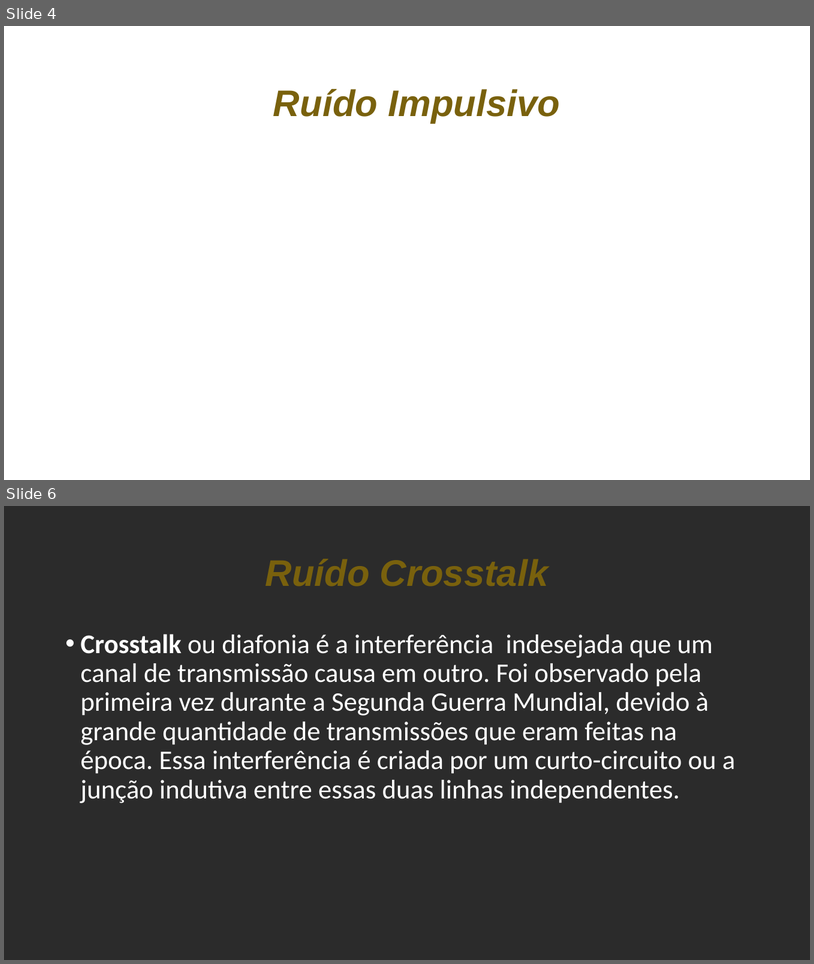
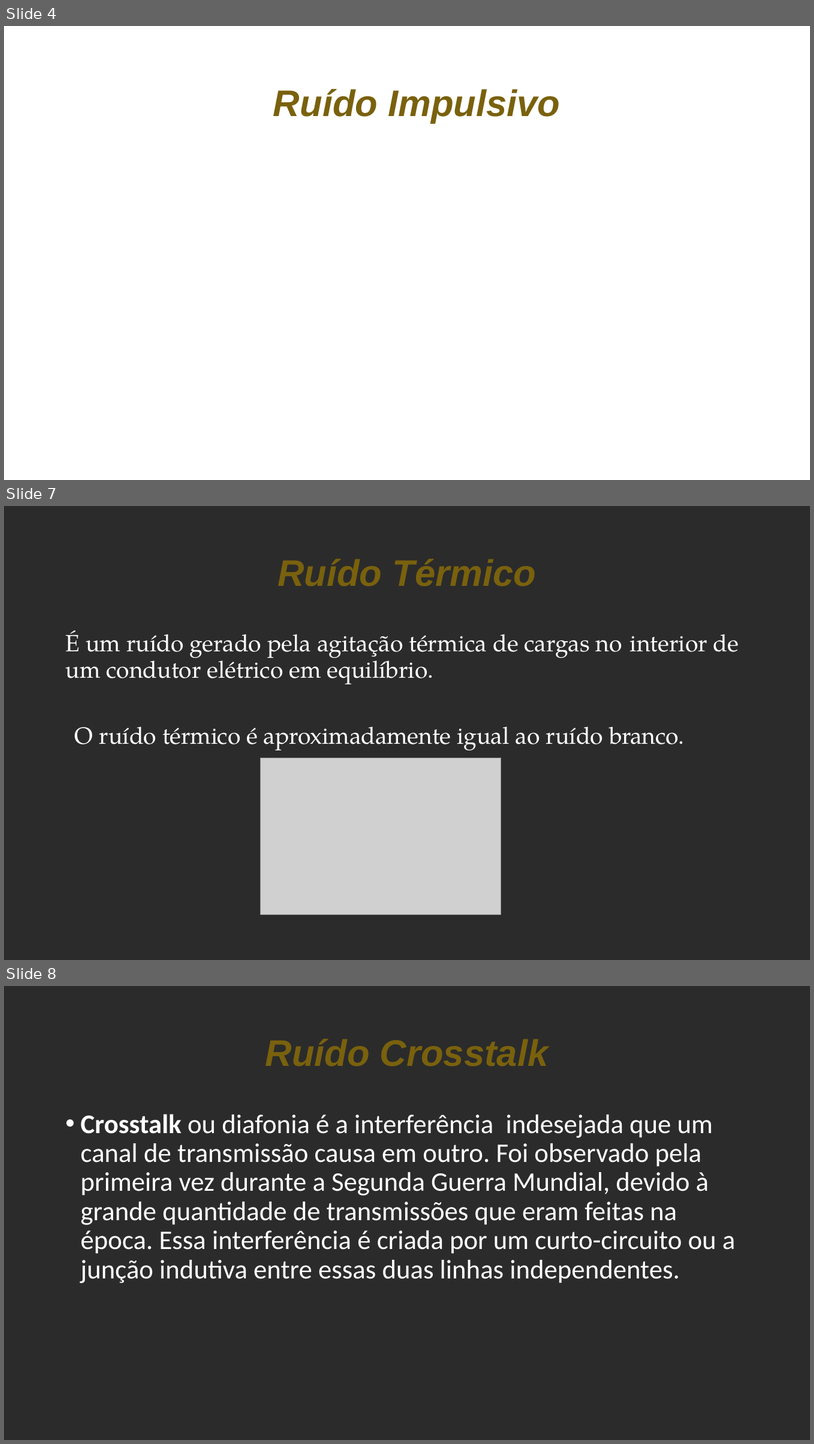
Before and after one commit to diegortx/redes1, a slide deck: Tipos de Ruídos.pptx. Shown one above the other, each under a label of ours: slides 4 and 6 before the commit, slides 4, 7 and 8 after it; the slides between them are not shown. The pictures are 814x964 and 814x1444 pixels, drawn with LibreOffice and Linux fonts; fonts in the diff are those of the drawing; grey boxes stand for pictures; background and template pictures are left out; a plain dark background stands for a picture behind light text. Boxes give left, top, right and bottom in pixels: in the first picture for what was removed or moved away, otherwise in the second. Text is boxed around its words. In the diff, an @@ line names an element or a change of style, - is before the commit and + after.

```diff
--- a/Tipos de Ruídos.pptx
+++ b/Tipos de Ruídos.pptx
@@ slide 7 added at (4,506,810,960), background picture (left out) @@
@@ title added at (278,559,536,586), 44 pt, text #79610D, bold, italic @@
+Ruído Térmico
@@ text added at (65,630,740,750), 28 pt, text #FFFFFF @@
+É um ruído gerado pela agitação térmica de cargas no interior de um condutor elétrico em equilíbrio.
+O ruído térmico é aproximadamente igual ao ruído branco.
@@ picture added at (260,757,501,915) @@
@@ what was slide 6 is now slide 8 @@
```
Also in this commit, not shown: 1 slide changed, 2 other slides added, 1 slide removed.
